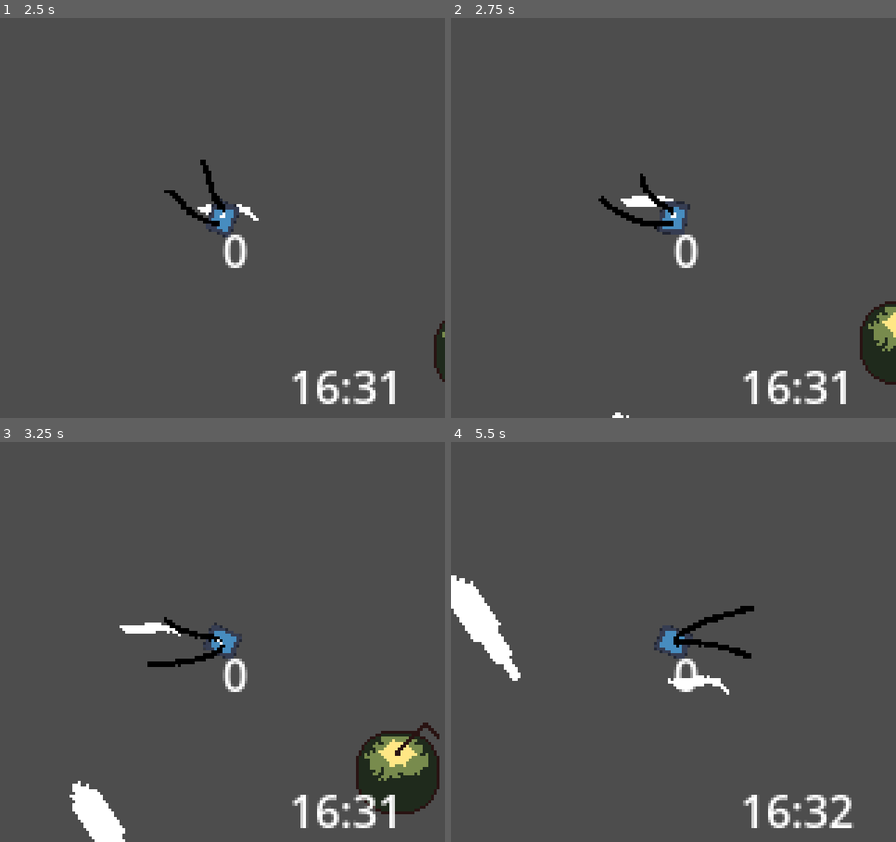
Above: before the commit, frames 1-4 (two rows, left to right).
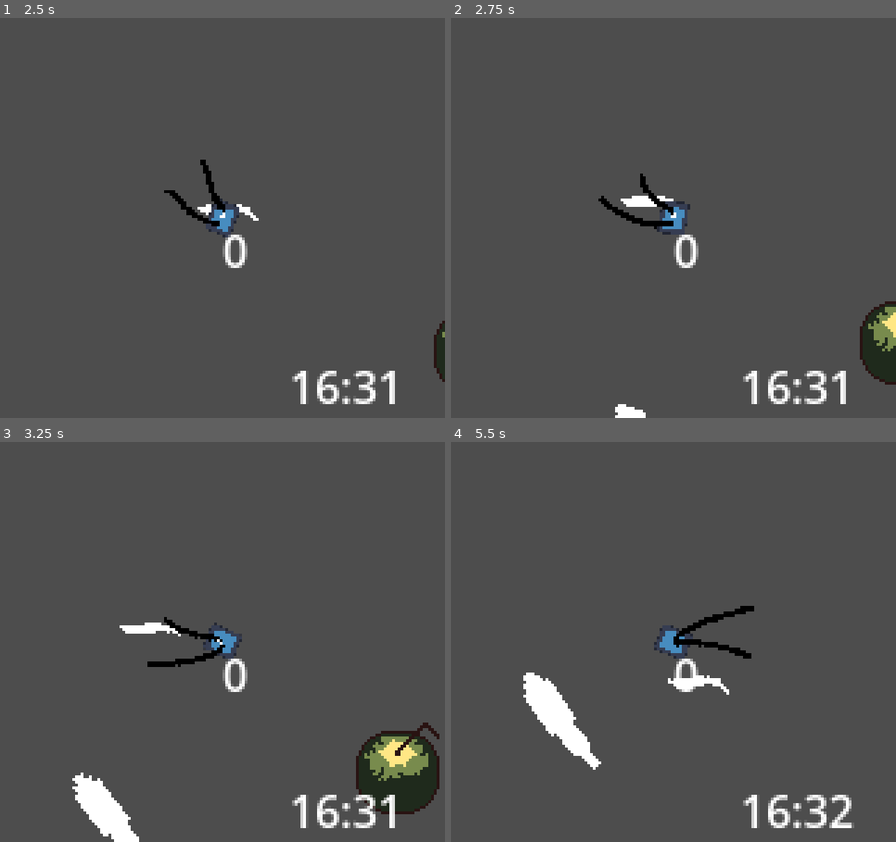
Above: after the commit, the same moments.

Repository: andrebariani/gbjam_12_spooky_fishing
Game: Godot game, scene res://scenes/test_scene.tscn
Same seed, same stepped clock (60 frames per second), same inputs: the game is played once before the commit and once after it. The engine's default icon, where the game draws it, is replaced by a stand-in: a white triangle on a blue panel in a dark square.
Inputs:
- Up to frame 1 (2.5 s): hold Right (right) 0.53-1.28 s; tap Z (A) at 0.6, 1.55, 2.1 s; tap X (B) at 0.8, 1.35, 2.3 s; hold Down (down) 1.28-2.03 s; hold Right (right) from 2.03 s (still down)
- Up to frame 2 (2.75 s): keep holding Right (right)
- Up to frame 3 (3.25 s): release Right (right) at 2.78 s; hold Up (up) from 2.78 s (still down); tap X (B) at 2.85 s; tap Z (A) at 3.05 s
- Up to frame 4 (5.5 s): release Up (up) at 3.53 s; hold Left (left) 3.53-5.03 s; tap Z (A) at 3.6, 4.55, 5.1 s; tap X (B) at 3.8, 4.35, 5.3 s; hold Down (down) from 5.03 s (still down)

Frame 1 is identical in both runs. In frame 2, 0.2% of the frame differs, in the area x 36-44%, y 96-100%; in frame 3, 0.8%; in frame 4, 3.0%, in the area x 0-34%, y 33-82%.

Commit message:
SUPER smooth movement for fish

Diff:
--- a/scenes/entities/shadow/detect_area.gd
+++ b/scenes/entities/shadow/detect_area.gd
@@ -31,5 +31,5 @@
 	bait = _area
 
 
-func _on_area_exited(area):
+func _on_area_exited(_area):
 	bait = null
--- a/scenes/entities/shadow/shadow.gd
+++ b/scenes/entities/shadow/shadow.gd
@@ -3,7 +3,7 @@
 
 @export var fish: FishData
 
-@onready var sprite = $Line2D
+@onready var body: Line2D = $Body
 @onready var detectArea = $DetectArea
 @onready var lineOfSight = $LineOfSight
 
@@ -15,28 +15,20 @@
 const FRICTION = 50
 const ACCEL = 50
 
-#var shadow_size_transform = {
-	#FishData.SHADOW_SIZE.SMALL: {
-		#position: Vector2(0,0),
-		#scale: Vector2(1,1)
-	#},
-	#FishData.SHADOW_SIZE.MEDIUM: {
-		#position: Vector2(0,0),
-		#scale: Vector2(2,2)
-	#},
-#}
-
 var state = IDLE
 enum {
 	IDLE,
 	ROAM,
 	CHASE,
+	NIBBLE,
 	BITE
 }
 
 var roaming_range = 64
 var start_pos = self.global_position
 var target_pos = self.global_position
+
+var delta_elapsed = 0.0
 
 
 func _ready():
@@ -71,19 +63,38 @@
 
 				if chaseTimer.is_stopped():
 					velocity = velocity.move_toward(dir * SPEED, ACCEL * delta)
+				else:
+					velocity = velocity.move_toward(Vector2.ZERO, FRICTION * delta)
 			else:
+				roamTimer.start(randi_range(2, 4))
 				state = IDLE
-
+		NIBBLE:
+			call_deferred("queue_free")
 		BITE:
 			call_deferred("queue_free")
 
+	animate_body(delta)
 	move_and_slide()
+
+
+func animate_body(_delta):
+	var pps = abs(velocity.x) + abs(velocity.y)
+	var frequency = clampf((pps / (SPEED / 10.0)), 3, 30)
+	var max_amplitude = 1
+	delta_elapsed = fmod(delta_elapsed + (_delta * frequency), TAU)
+
+	for point_idx in body.points.size():
+		var point = body.get_point_position(point_idx)
+
+		point.y = cos(delta_elapsed - point_idx) * max_amplitude
+
+		body.set_point_position(point_idx, point)
+
 
 func seek_bait():
 	if detectArea.can_see_bait():
 		state = CHASE
-		chaseTimer.start(randi_range(0.5, 2))
-
+		chaseTimer.start(randf_range(0.5, 2))
 
 
 func update_target_position():
--- a/scenes/entities/shadow/shadow.tscn
+++ b/scenes/entities/shadow/shadow.tscn
@@ -15,6 +15,7 @@
 radius = 7.0
 
 [node name="Shadow" type="CharacterBody2D"]
+position = Vector2(56, 74)
 collision_layer = 8
 motion_mode = 1
 script = ExtResource("1_amnuf")
@@ -22,27 +23,32 @@
 
 [node name="LineOfSight" type="RayCast2D" parent="."]
 collide_with_areas = true
+metadata/_edit_lock_ = true
 
-[node name="Line2D" type="Line2D" parent="."]
+[node name="Body" type="Line2D" parent="."]
 position = Vector2(20, 0)
 scale = Vector2(3, 3)
-points = PackedVector2Array(-6.66667, 0, -13.6667, 0, -21.3333, 0)
+points = PackedVector2Array(-6, 0, -14, 0, -20, 0)
 texture = ExtResource("3_t6ea0")
 texture_mode = 2
+metadata/_edit_lock_ = true
 
 [node name="DetectArea" type="Area2D" parent="."]
 collision_layer = 0
 collision_mask = 2
 monitorable = false
 script = ExtResource("4_c6y7k")
+metadata/_edit_lock_ = true
 
 [node name="DetectShape" type="CollisionShape2D" parent="DetectArea"]
 position = Vector2(30, 0)
 shape = SubResource("CapsuleShape2D_yv2gw")
+metadata/_edit_lock_ = true
 
 [node name="CollisionShape2D" type="CollisionShape2D" parent="."]
 position = Vector2(-7, 0)
 shape = SubResource("CircleShape2D_xbx01")
+metadata/_edit_lock_ = true
 
 [node name="RoamingTimer" type="Timer" parent="."]
 one_shot = true
